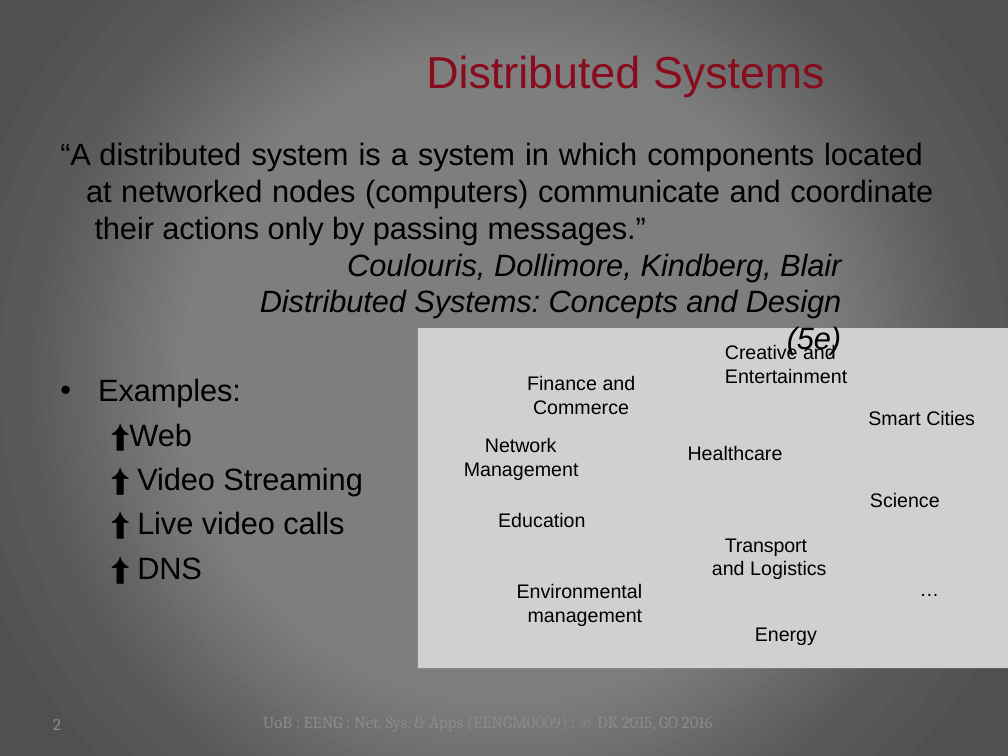
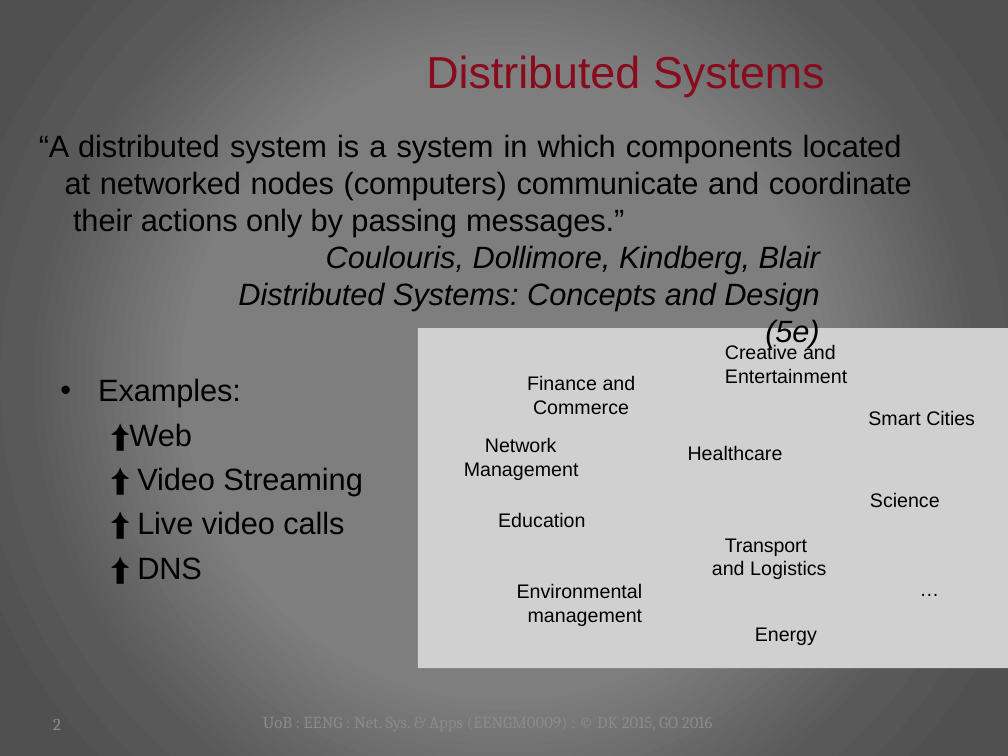
Before and after one commit to guiwecgdiu/UniversityOfBristol, a slide deck: slide 2 of Networked System and Applications/week 15/EENGM0009-2-01-Application Layer-Models and Patterns.pptx. Drawn at 1008x756 pixels with LibreOffice and Linux fonts; fonts in the diff are those of the drawing; grey boxes stand for pictures; background and template pictures are left out. Boxes give left, top, right and bottom in pixels: in the first picture for what was removed or moved away, otherwise in the second. Text is boxed around its words. In the diff, an @@ line names an element or a change of style, - is before the commit and + after.

Commit message:
week17: - add ndn folder -update material except(1.optical communication 2.advanced network)

```diff
--- a/Networked System and Applications/week 15/EENGM0009-2-01-Application Layer-Models and Patterns.pptx
+++ b/Networked System and Applications/week 15/EENGM0009-2-01-Application Layer-Models and Patterns.pptx
@@ text "“A distributed system is a ...": place and size @@
-text "“A distributed system is a ..." at [60,142,933,318]
+text "“A distributed system is a ..." at [39,134,912,311]
```
Also in this commit, not shown: 35 other files.
